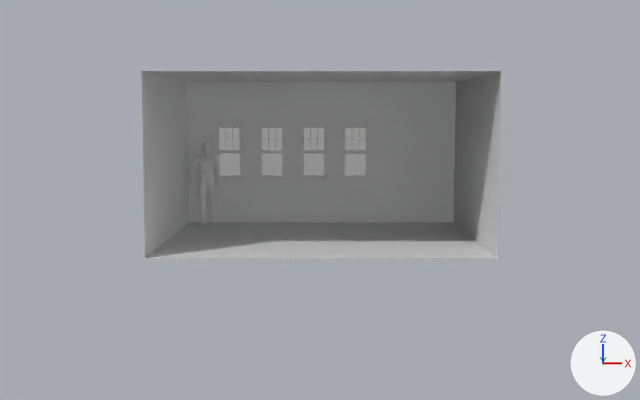
The Blender file blenderguru-archviz.blend: old version first, new version second.
Before and after are seen from a camera (50 mm lens) standing at (0.02, -16.89, 2.37) and looking at (-0.02, -2.94, 1.01). Arrows for +X, +Y and +Z are at lower right; the lights stay in place.

Objects in the first picture: 'Cube', 'Left', 'Left Middle', 'Man', 'Right', 'Right Middle'.
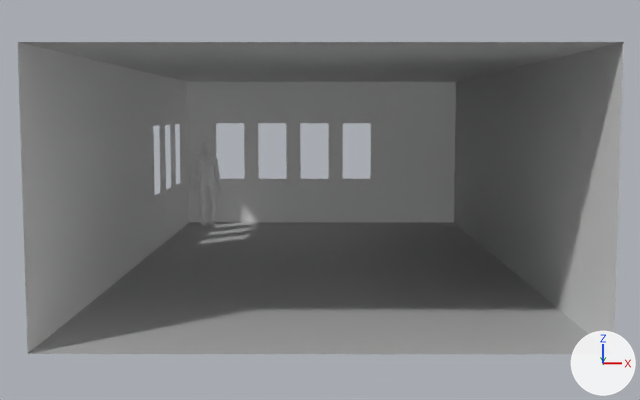
Scene script edits in JSON lines:
```json
{"op": "add", "block": "ng_ubermapping", "code": ["ng_ubermapping = bpy.data.node_groups.new('UberMapping', 'ShaderNodeTree')", "# nodes: CombineXYZ, Math, Mix, SeparateXYZ, TexChecker, TexNoise, VectorMath", "# colours: black #000000, white #ffffff, black #191919, white #e5e5e5"]}
{"op": "add", "block": "ng_woodflooring044_3k", "code": ["ng_woodflooring044_3k = bpy.data.node_groups.new('WoodFlooring044_3K', 'ShaderNodeTree')", "# nodes: Invert, Math", "# colours: black #000000, grey #bcbcbc"]}
{"op": "add", "block": "mat_woodflooring044_3k", "code": ["mat_woodflooring044_3k = bpy.data.materials.new('WoodFlooring044_3K')", "# nodes: BsdfPrincipled, Displacement, Group, OutputMaterial, TexCoord"]}
{"op": "add", "block": "me_cube_001_1", "code": ["me_cube_001_1 = bpy.data.meshes.new('Cube.001')", "me_cube_001_1.from_pydata(...)  # 990 vertices, 952 faces, 4 loose edges; spans x -1.0..1.0, y -3.4..1.0, z -1.0..1.0", "# faces by material slot: [361, 591]", "me_cube_001_1.materials.append(mat_woodflooring044_3k)  # its picture is missing"]}
{"op": "remove", "block": "ob_cube", "code": ["ob_cube = bpy.data.objects.new('Cube', me_cube_001)", "ob_cube.location = (0.0, 0.0, 1.52)", "ob_cube.scale = (2.9, 2.44, 1.52)"]}
{"op": "add", "block": "ob_left", "code": "ob_left.hide_set(True)  # its collection is switched off"}
{"op": "add", "block": "ob_left_middle", "code": "ob_left_middle.hide_set(True)  # its collection is switched off"}
{"op": "add", "block": "ob_right", "code": "ob_right.hide_set(True)  # its collection is switched off"}
{"op": "add", "block": "ob_right_middle", "code": "ob_right_middle.hide_set(True)  # its collection is switched off"}
{"op": "add", "block": "ob_walls", "code": ["ob_walls = bpy.data.objects.new('Walls', me_cube_001_1)", "ob_walls.location = (0.0, 0.0, 1.52)", "ob_walls.scale = (2.9, 2.44, 1.52)"]}
```

Pixel boxes (x1, y1, x2, y2) of what changed, in the pictures (640 x 400 px):
```json
{"object": "Walls", "change": "added", "after": [17, 42, 624, 354], "faces in mat_woodflooring044_3k (its picture is missing)": [28, 222, 612, 354]}
{"object": "Cube", "change": "deleted", "before": [141, 71, 501, 258]}
{"object": "Right", "change": "hidden", "before": [337, 123, 374, 181]}
{"object": "Left Middle", "change": "hidden", "before": [253, 123, 291, 181]}
{"object": "Right Middle", "change": "hidden", "before": [295, 123, 332, 181]}
{"object": "Left", "change": "hidden", "before": [214, 123, 248, 181]}
```
